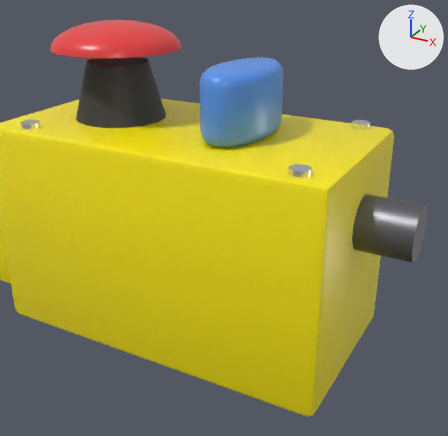
An edit to the glTF model assets/3DModels/EPC/EPC.glb, drawn before and after from the same camera.
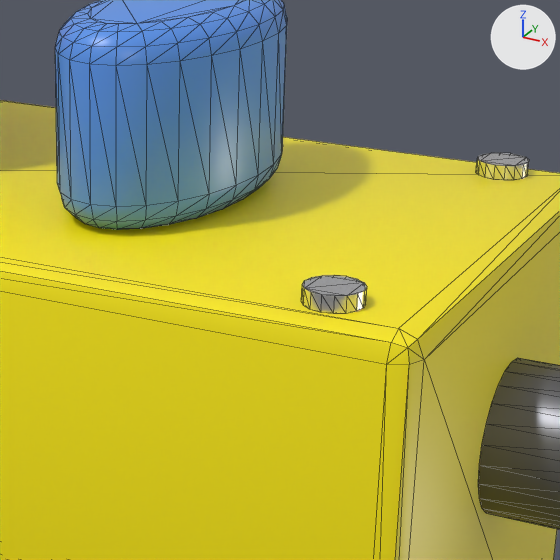
Each version is shown from a 50 mm camera at (0.2026, -0.1994, 0.1482) aimed at (0.1079, -0.0273, 0.0622), then close up on the part from 40% to 85% of the width and 15% to 61% of the height. The lights are fixed; the arrows at upper right show +X, +Y and +Z. The last two pictures show the newer version. The close-ups show mesh edges as thin lines. Where no turn or scale is listed for an object, it has been applied to the vertices.

Names of what the first close-up shows: 'Housing', 'M12', 'ResetLever', 'Screw_2', 'Screw_3'.
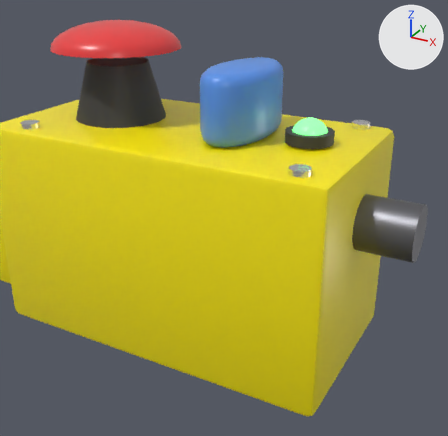
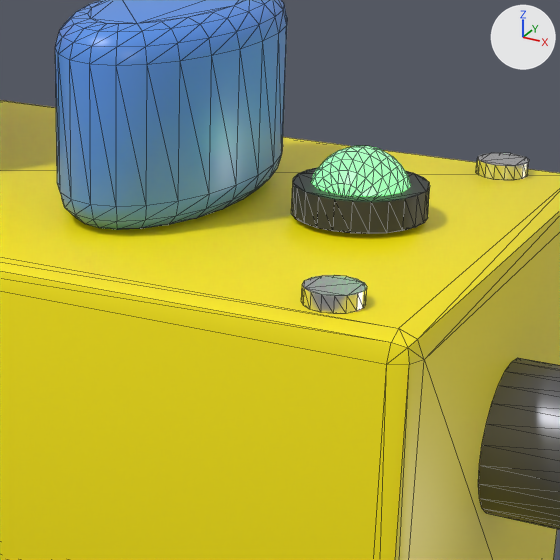
Boxes [x1, y1, x2, y2] around the edits, measured in the close-ups (560 x 560 px):
```json
{"object": "PilotCollar", "change": "added", "after": [292, 167, 430, 234]}
{"object": "PilotLens", "change": "added", "after": [312, 146, 411, 196], "on screen": "green"}
```

Scene script edits in JSON lines:
```json
{"op": "add", "block": "mat_pilotgreen", "code": ["mat_pilotgreen = principled_material('PilotGreen')", "mat_pilotgreen.base_color = (0.1, 0.85, 0.15)  # green #59ed6c", "mat_pilotgreen.roughness = 0.2", "mat_pilotgreen.emission_color = (0.2, 1.0, 0.25)  # green #7cff89", "mat_pilotgreen.emission_strength = 1.5"]}
{"op": "add", "block": "me_sphere_001", "code": ["me_sphere_001 = bpy.data.meshes.new('Sphere.001')", "me_sphere_001.from_pydata(...)  # 262 vertices, 520 faces; spans x -0.0065..0.0065, y -0.0065..0.0065, z 0.0..0.0065", "me_sphere_001.materials.append(mat_pilotgreen)  # green #59ed6c, glowing green #7cff89"]}
{"op": "add", "block": "me_cylinder_010", "code": ["me_cylinder_010 = bpy.data.meshes.new('Cylinder.010')", "me_cylinder_010.from_pydata(...)  # a 24-sided cylinder along z spanning x -0.0085..0.0085, y -0.0085..0.0085, z -0.002..0.002", "me_cylinder_010.materials.append(mat_black)  # dark grey #383838"]}
{"op": "add", "block": "ob_pilotlens", "code": ["ob_pilotlens = bpy.data.objects.new('PilotLens', me_sphere_001)", "ob_pilotlens.location = (0.128, -0.0023, 0.0877)"]}
{"op": "add", "block": "ob_pilotcollar", "code": ["ob_pilotcollar = bpy.data.objects.new('PilotCollar', me_cylinder_010)", "ob_pilotcollar.location = (0.128, -0.0023, 0.0877)"]}
```
